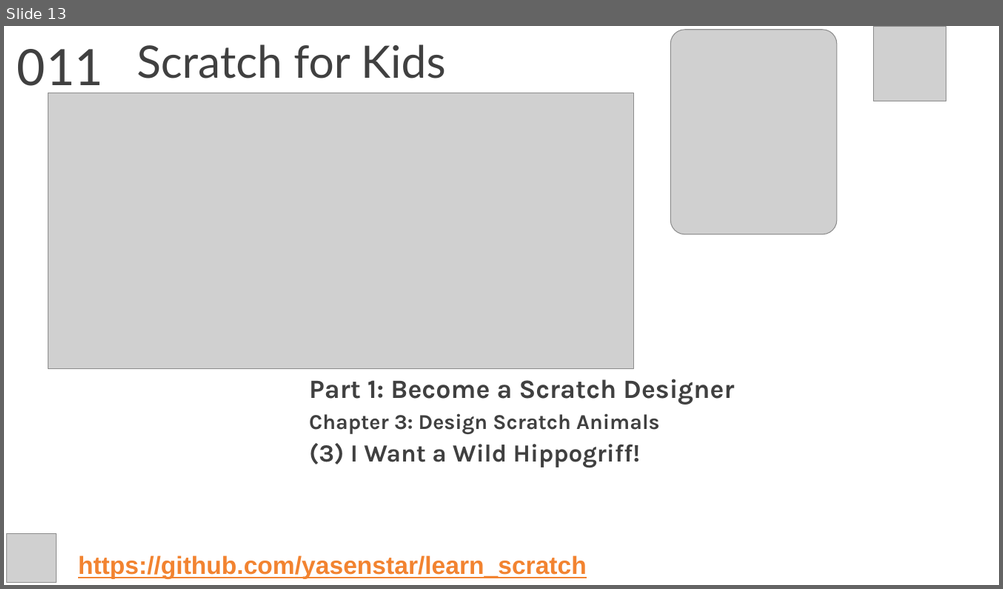
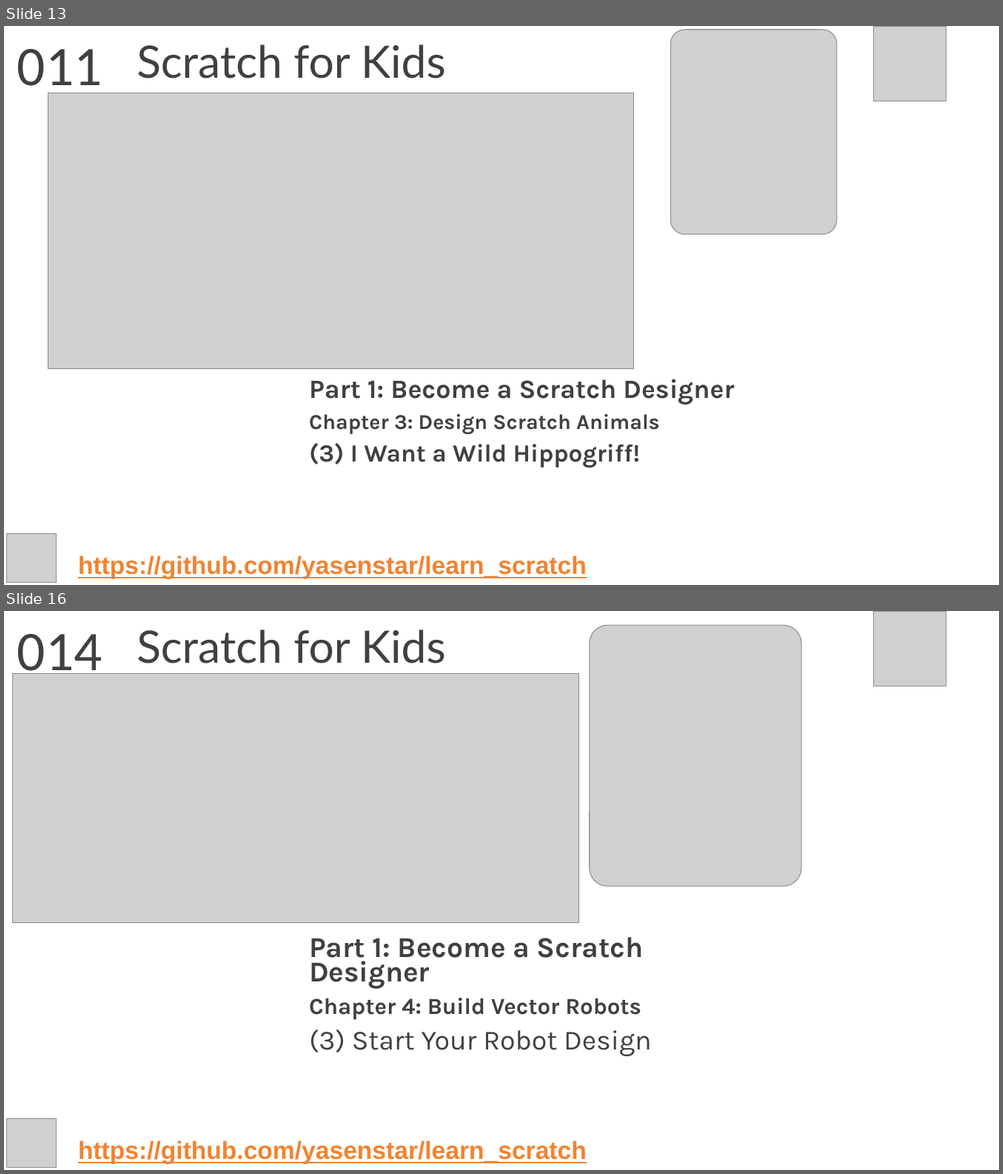
Before and after one commit to yasenstar/learn_scratch, a slide deck: scratch4kids/Scratch4Kids.pptx. Shown one above the other, each under a label of ours: slide 13 before the commit, slides 13 and 16 after it; the slides between them are not shown. The pictures are 1003x589 and 1003x1174 pixels, drawn with LibreOffice and Linux fonts; fonts in the diff are those of the drawing; grey boxes stand for pictures; background and template pictures are left out. Boxes give left, top, right and bottom in pixels: in the first picture for what was removed or moved away, otherwise in the second. Text is boxed around its words. In the diff, an @@ line names an element or a change of style, - is before the commit and + after.

```diff
--- a/scratch4kids/Scratch4Kids.pptx
+++ b/scratch4kids/Scratch4Kids.pptx
@@ slide 16 added at box(4, 611, 999, 1170), background picture (left out) @@
@@ title added at box(136, 629, 446, 664), 43.2 pt, text #404040 @@
+Scratch for Kids
@@ picture added at box(589, 625, 802, 886) @@
@@ picture added at box(874, 612, 946, 686) @@
@@ text added at box(17, 634, 102, 684), 54 pt, text #404040 @@
+014
@@ picture added at box(13, 674, 579, 923) @@
@@ subtitle added at box(309, 937, 652, 1056), 27.8 pt, text #404040, bold @@
+Part 1: Become a Scratch Designer
+Chapter 4: Build Vector Robots
+(3) Start Your Robot Design
@@ picture added at box(7, 1119, 57, 1168) @@
@@ text added at box(78, 1141, 586, 1165), 24 pt, text #F28330, bold, underline @@
+https://github.com/yasenstar/learn_scratch
```
Also in this commit, not shown: 1 slide changed, 2 other slides added, 1 other file.
